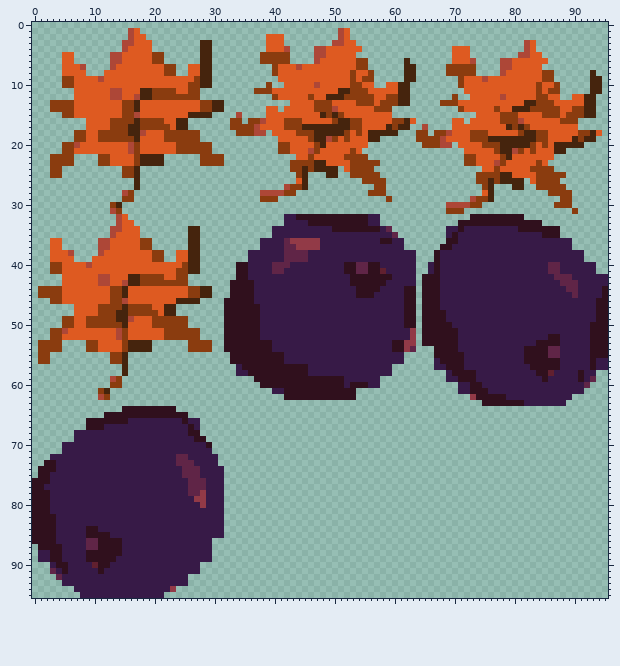
Sprite sheet -- Source/Sprites/animation/items.png. That is the earlier state.
The file is 96x96 pixels.
After:
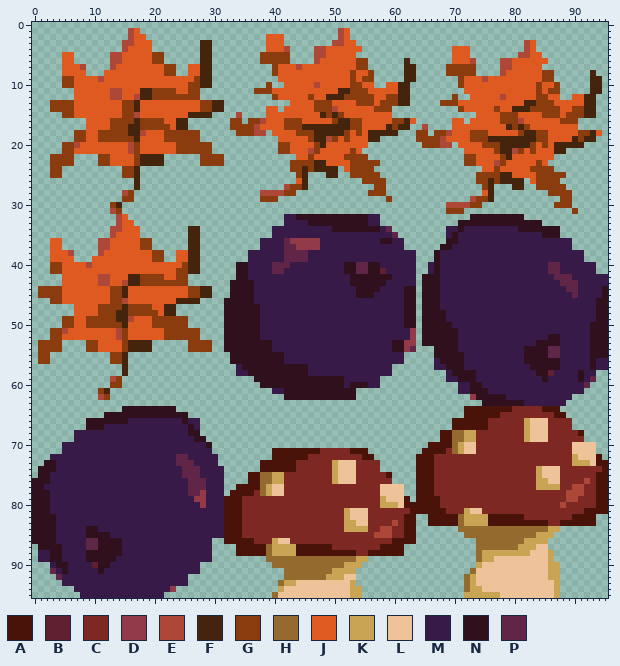
Palette (. is transparent): A #4a1309  B #61202f  C #7d2822  D #923a47  E #ad4737  F #45240d  G #8a3c0f  H #946a2f  J #de5a21  K #c9a455  L #eec39a  M #371a47  N #30101d  P #602547
Message: Add shrooms to items' animations
What changed:
@@ x 30..95 @@
 63 .............................................NNNNNNNMMMMMMM.......
-64 ..................................................................
-65 ..................................................................
-66 ..................................................................
-67 ..................................................................
-68 ..................................................................
-69 ..................................................................
-70 ..................................................................
-71 ..................................................................
-72 M.................................................................
-73 M.................................................................
-74 MM................................................................
-75 MM................................................................
-76 MM................................................................
-77 MM................................................................
-78 MM................................................................
-79 MM................................................................
-80 MM................................................................
-81 MM................................................................
-82 MM................................................................
-83 MM................................................................
-84 MM................................................................
-85 MM................................................................
-86 ..................................................................
-87 ..................................................................
-88 ..................................................................
-89 ..................................................................
-90 ..................................................................
-91 ..................................................................
-92 ..................................................................
-93 ..................................................................
-94 ..................................................................
-95 ..................................................................
+64 ..........................................AAAAAAAACCCCCAAA........
+65 ..........................................AAAAAACCCCCCCCCAA.......
+66 ........................................AAAAAACCCCCCKLLLCCCC......
+67 ........................................AAAAAACCCCCCKLLLCCCC......
+68 ......................................AAHHKKCCCCCCCCKLLLCCCCCA....
+69 ......................................AAHHKKCCCCCCCCKLLLCCCCCC....
+70 ....................................AAAAHKLLCCCCCCCCCCCCCCCCLLLL..
+71 ..........AAAAAAAACCCCCAAA.........AAAACHKLLCCCCCCCCCCCCCCCCLLLL..
+72 M.........AAAAAACCCCCCCCCAA.......AAACCCCCCCCCCCCCCCCCCCCCCCKLLLA.
+73 M.......AAAAAACCCCCCKLLLCCCC......AAACCCCCCCCCCCCCCCCCCCCCCCKKKLAA
+74 MM......AAAAAACCCCCCKLLLCCCC......AAACCCCCCCCCCCCCCCCCKLLLCCCCCCCA
+75 MM....AAHHKKCCCCCCCCKLLLCCCCCA....AAACCCCCCCCCCCCCCCCCKLLLCCCCCCAA
+76 MM....AAHHKKCCCCCCCCKLLLCCCCCC....AAACCCCCCCCCCCCCCCCCKKLLCCCCECAA
+77 MM..AAAAHKLLCCCCCCCCCCCCCCCCLLLL..AAACCCCCCCCCCCCCCCCCKKKKCCEECCAA
+78 MM.AAAACHKLLCCCCCCCCCCCCCCCCLLLL..AAACCCCCCCCCCCCCCCCCCCCCCEEECCAA
+79 MMAAACCCCCCCCCCCCCCCCCCCCCCCKLLLA.AAAACCCCCCCCCCCCCCCCCCCCCEECCCAA
+80 MMAAACCCCCCCCCCCCCCCCCCCCCCCKKKLAAAAAACCCCCCCCCCCCCCCCCCCCECCCCCAA
+81 MMAAACCCCCCCCCCCCCCCCCKLLLCCCCCCCAAAAAACCCKLLCCCCCCCCCCCCCCCCCAAAA
+82 MMAAACCCCCCCCCCCCCCCCCKLLLCCCCCCAA..AAAAAHKKKKAAAAAACCCCCCCCAAAA..
+83 MMAAACCCCCCCCCCCCCCCCCKKLLCCCCECAA..AAAAAHKKKKAAAAAAAAAACCAAAAAA..
+84 MMAAACCCCCCCCCCCCCCCCCKKKKCCEECCAA.......HHHHHHHHHHHHHHHKK........
+85 MMAAACCCCCCCCCCCCCCCCCCCCCCEEECCAA........HHHHHHHHHHHHKKK.........
+86 ..AAAAACCCKLLCCCCCCCCCCCCCCCCCAAAA..........HHHHHHHHKKKK..........
+87 ....AAAAAHKKKKAAAAAACCCCCCCCAAAA............HHHHHHHKKKLL..........
+88 ....AAAAAHKKKKAAAAAAAAAACCAAAAAA............HKKKKKKKKLLLK.........
+89 .........HHHHHHHHHHHHHHHKK..................HKKLLLLLLLLLK.........
+90 ..........HHHHHHHHHHHHKKK...................KLLLLLLLLLLLKK........
+91 ............HHHHHHHHKKKK...................HLLLLLLLLLLLLKK........
+92 ............HHHHHHHKKKLL..................HKLLLLLLLLLLLLKK........
+93 ...........HKKLLLLLLLLLK..................HKLLLLLLLLLLLLLK........
+94 ...........KLLLLLLLLLLLKK.................HKKLLLLLLLLLLLLK........
+95 ..........HLLLLLLLLLLLLKK.................KKKKKKLLLLLLLLLK........
Where, in picture pixels (left, top, right, bottom), the same in both pictures:
added: (224, 406, 608, 598)
